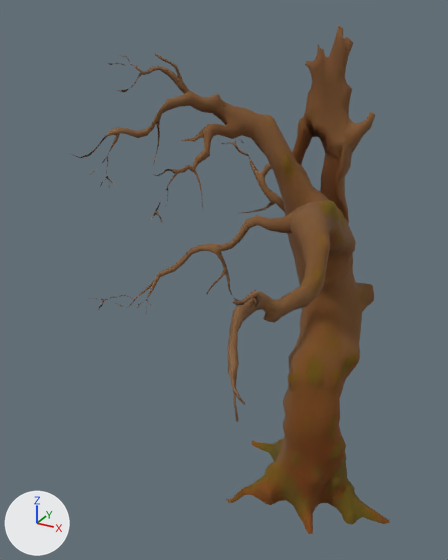
The glTF model public/models/foliage/dead_3.glb as it was, and as the next commit left it.
Rendered twice from a 50 mm lens placed at (4.18, -11.22, 10.58), pointed at (-1.15, -1.53, 5.74). Lighting does not change. The marker at lower left points along +X, +Y and +Z. The picture after the commit comes second. Where no turn or scale is listed for an object, it has been applied to the vertices. Vertices at exactly the same position are counted once.

The first picture shows 'Fable_dead_3'.
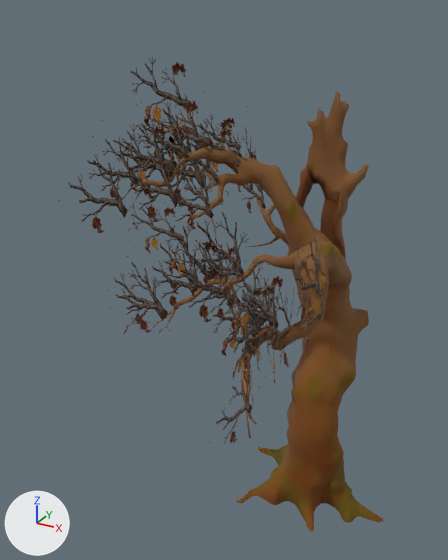
Pixel boxes (x1, y1, x2, y2) of what changed, in the pictures (448 x 560 px; the box of a moved part takes in the faces that stretch with it):
'Fable_dead_3', reshaped, moved (7% shorter): before (69, 26, 390, 534); after (59, 57, 383, 531)
part 1 of me_fable_dead_3, moved or reshaped: before (74, 26, 390, 534); after (108, 91, 383, 531)
part 2 of me_fable_dead_3, moved or reshaped: before (150, 203, 162, 222); after (172, 242, 181, 260)
part 3 of me_fable_dead_3, added (brown): after (59, 57, 330, 445)

The change, as a list of edits to the scene's bpy script:
```text
Add img_fable_leafcards_twig:
    img_fable_leafcards_twig = load_image('Fable_LeafCards_Twig', '_unpacked/Fable_LeafCards_Twig', 512, 512, 'sRGB')
Add mat_leaves_twistedtree:
    mat_leaves_twistedtree = bpy.data.materials.new('Leaves_TwistedTree')
    # uses the picture img_fable_leafcards_twig
Change me_fable_dead_3:
    used by ob_fable_dead_3; location = (-0.65, -1.53, 4.98)
    remove me_fable_dead_3.from_pydata(...)  # 2011 vertices, 3849 faces; spans x -2.92..2.92, y -3.49..3.49, z -5.31..5.31
    add me_fable_dead_3.from_pydata(...)  # 2231 vertices, 3959 faces; spans x -2.88..2.88, y -3.53..3.53, z -5.31..5.31
    me_fable_dead_3 part 1: the loose piece of 1949 vertices spanning x -2.92..2.92, y -3.49..3.13, z -5.31..5.31 is scaled about its middle by (0.909, 0.909, 0.894), then moved by (0.22, 0.38, -0.56)
    me_fable_dead_3 part 2: the loose piece of 14 vertices spanning x -1.69..-1.41, y -0.79..-0.51, z 1.94..2.38 is scaled about its middle by (0.908, 0.909, 0.895), then moved by (0.37, 0.42, -0.79)
    me_fable_dead_3 part 3
    220 vertices are added at x -2.88..1.97, y -3.53..3.49, z -0.91..5.31
    110 new faces join them, mat_leaves_twistedtree
    other edits to the shape of me_fable_dead_3 do not show in these pictures
    add me_fable_dead_3.materials.append(mat_leaves_twistedtree)
Change ob_fable_dead_3:
    ob_fable_dead_3.location: (-0.65, -1.53, 4.98) -> (-0.75, -1.75, 4.98)
```
